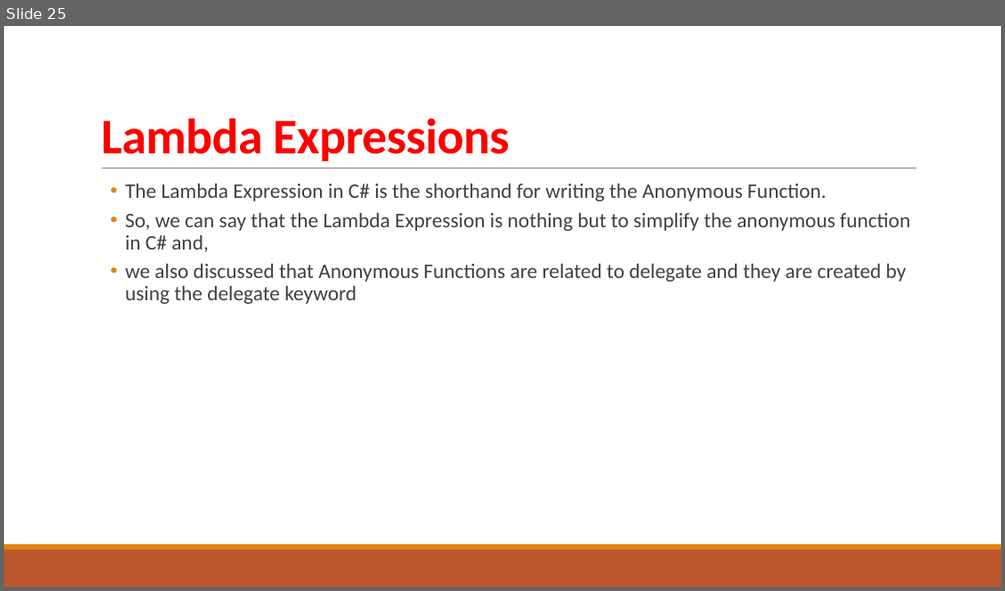
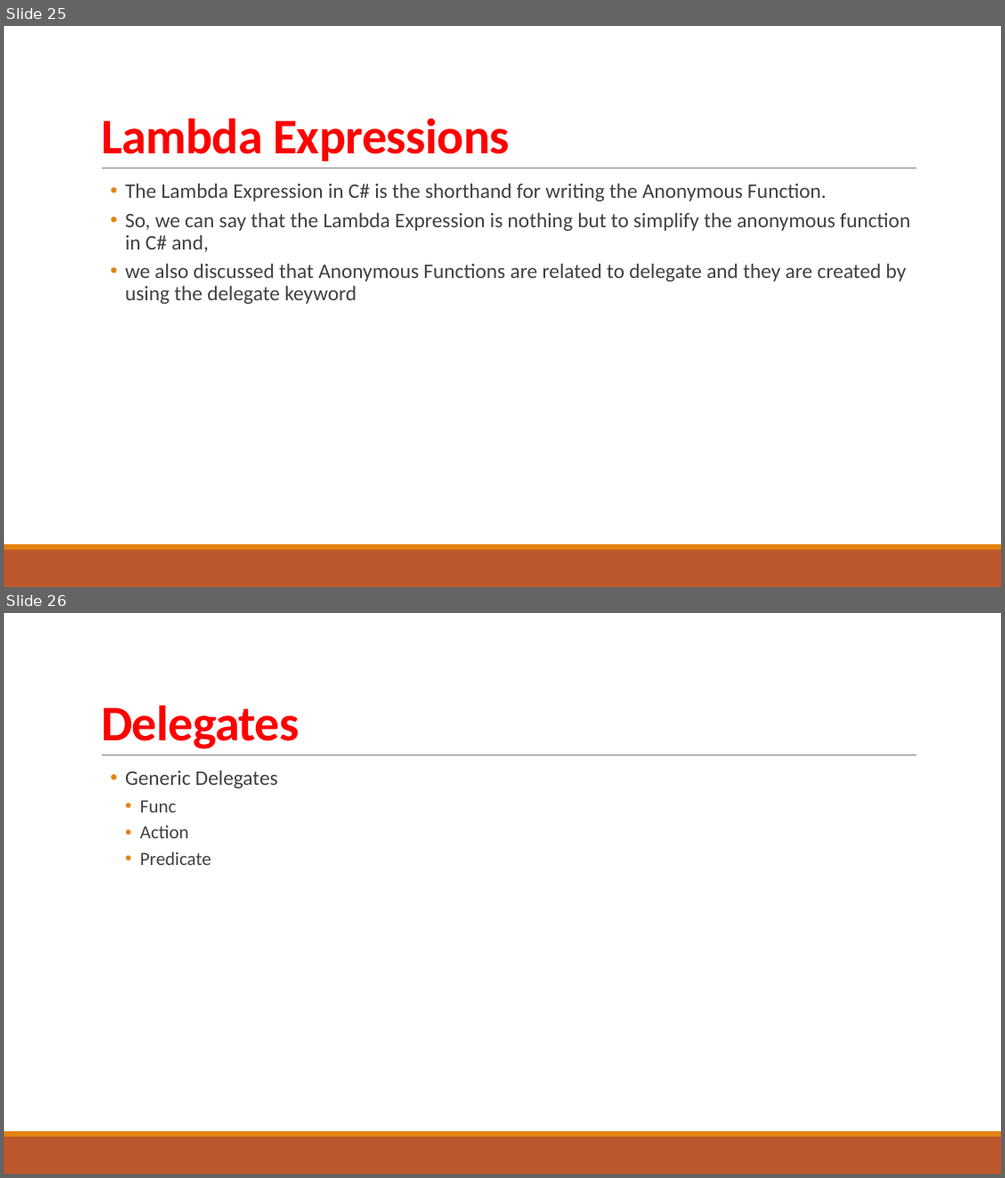
Before and after one commit to tushr-raut/CSharpAdvanced, a slide deck: ToDo.Console/Lectures/Collections.pptx. Shown one above the other, each under a label of ours: slide 25 before the commit, slides 25 and 26 after it. The pictures are 1005x591 and 1005x1178 pixels, drawn with LibreOffice and Linux fonts; fonts in the diff are those of the drawing. Boxes give left, top, right and bottom in pixels: in the first picture for what was removed or moved away, otherwise in the second. Text is boxed around its words. In the diff, an @@ line names an element or a change of style, - is before the commit and + after.

Commit message:
Func Action Predicate delgates

```diff
--- a/ToDo.Console/Lectures/Collections.pptx
+++ b/ToDo.Console/Lectures/Collections.pptx
@@ slide 26 added at <box>4,613,1001,1174</box>, background #FFFFFF; not listed: 3 template elements that a slide beside it also shows @@
@@ title added at <box>101,705,299,749</box>, 48 pt, text #FF0000, bold @@
+Delegates
@@ text added at <box>125,771,278,865</box>, 18 pt, text #404040 @@
+  • Generic Delegates
+    • Func
+    • Action
+    • Predicate
```
Also in this commit, not shown: 17 other files.
